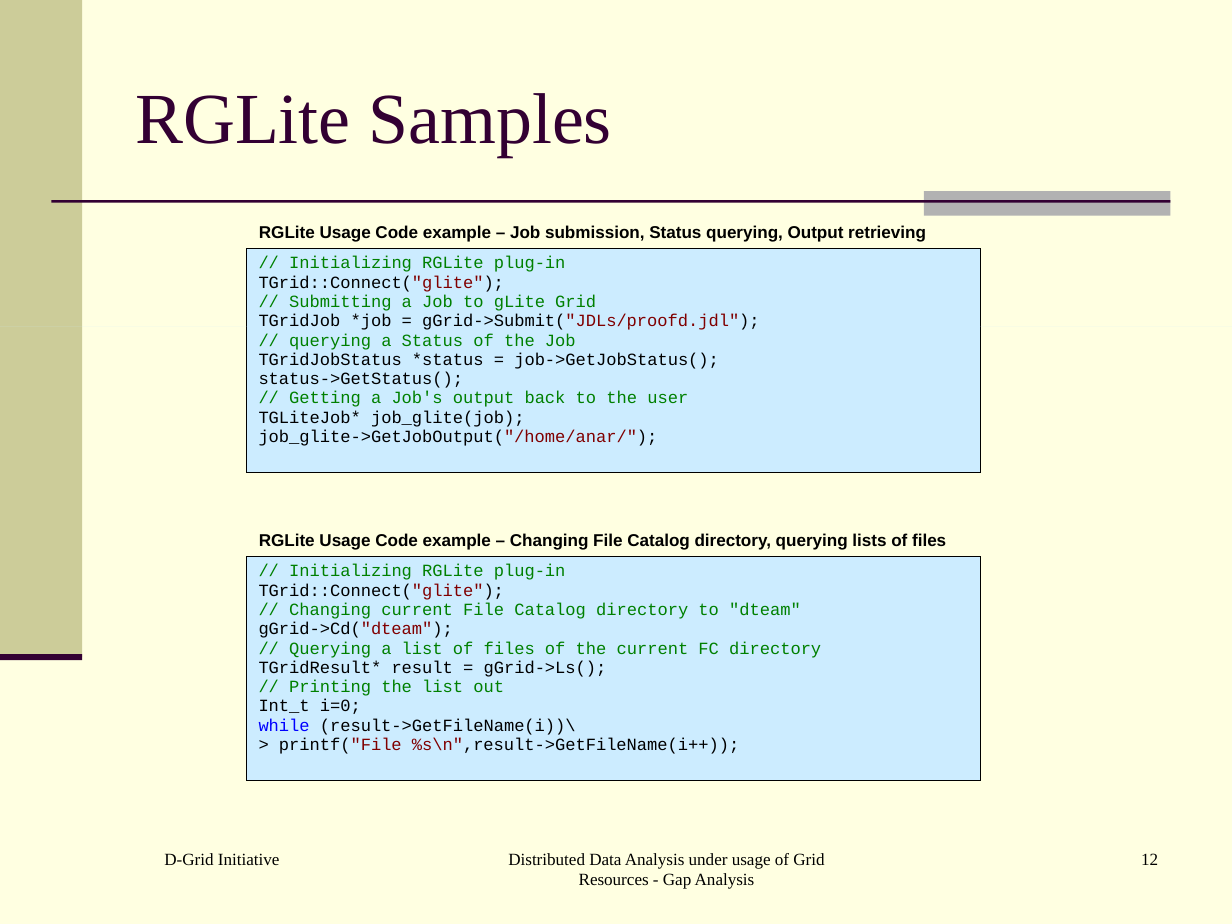
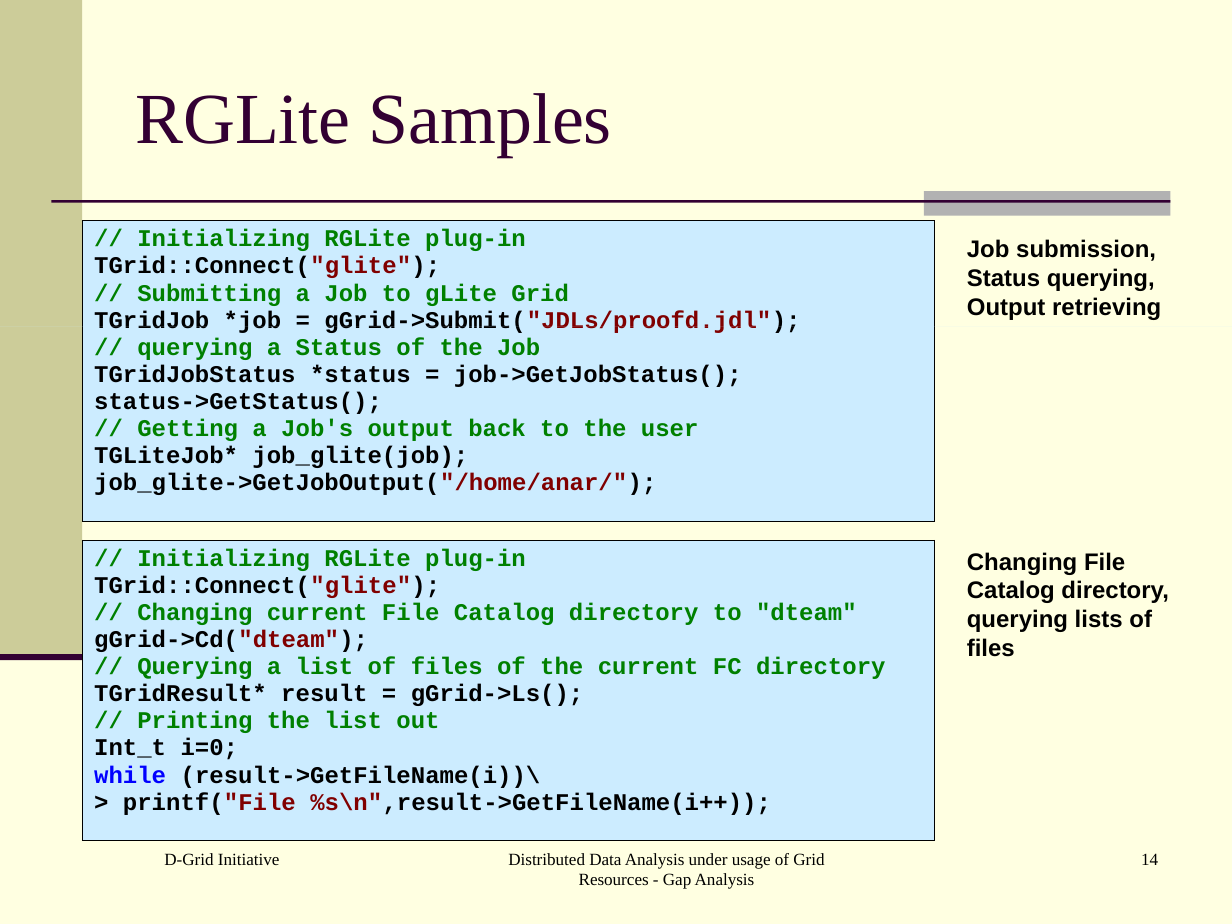
Before and after one commit to AnarManafov/PoDDocumentation, a slide deck: slide 14 of HEPCG-Workshops/2006-Nov/HEPCG-Workshops-2006-Nov.ppt (slide 12 before the commit). Drawn at 1232x924 pixels with LibreOffice and Linux fonts; fonts in the diff are those of the drawing. Boxes give left, top, right and bottom in pixels: in the first picture for what was removed or moved away, otherwise in the second. Text is boxed around its words. In the diff, an @@ line names an element or a change of style, - is before the commit and + after.

```diff
--- a/HEPCG-Workshops/2006-Nov/HEPCG-Workshops-2006-Nov.ppt
+++ b/HEPCG-Workshops/2006-Nov/HEPCG-Workshops-2006-Nov.ppt
@@ table at bbox=[83, 221, 935, 520] @@
@@ size 10 to 14 pt, bold on @@
@@ table: place and size @@
-table at bbox=[246, 249, 981, 473]
+table at bbox=[83, 221, 935, 520]
@@ text at bbox=[967, 239, 1161, 320]: text changed; size 10 to 14 pt @@
-RGLite Usage Code example – Job submission, Status querying, Output retrieving
+Job submission, Status querying, Output retrieving
@@ table at bbox=[83, 540, 935, 839] @@
@@ size 10 to 14 pt, bold on @@
@@ table: place and size @@
-table at bbox=[246, 557, 981, 781]
+table at bbox=[83, 540, 935, 839]
@@ text at bbox=[967, 552, 1169, 657]: text changed; size 10 to 14 pt @@
-RGLite Usage Code example – Changing File Catalog directory, querying lists of files
+Changing File Catalog directory, querying lists of files
@@ page number at bbox=[1141, 853, 1158, 865]: text changed @@
-12
+14
```
Also in this commit, not shown: 10 other slides changed, 2 slides added.
